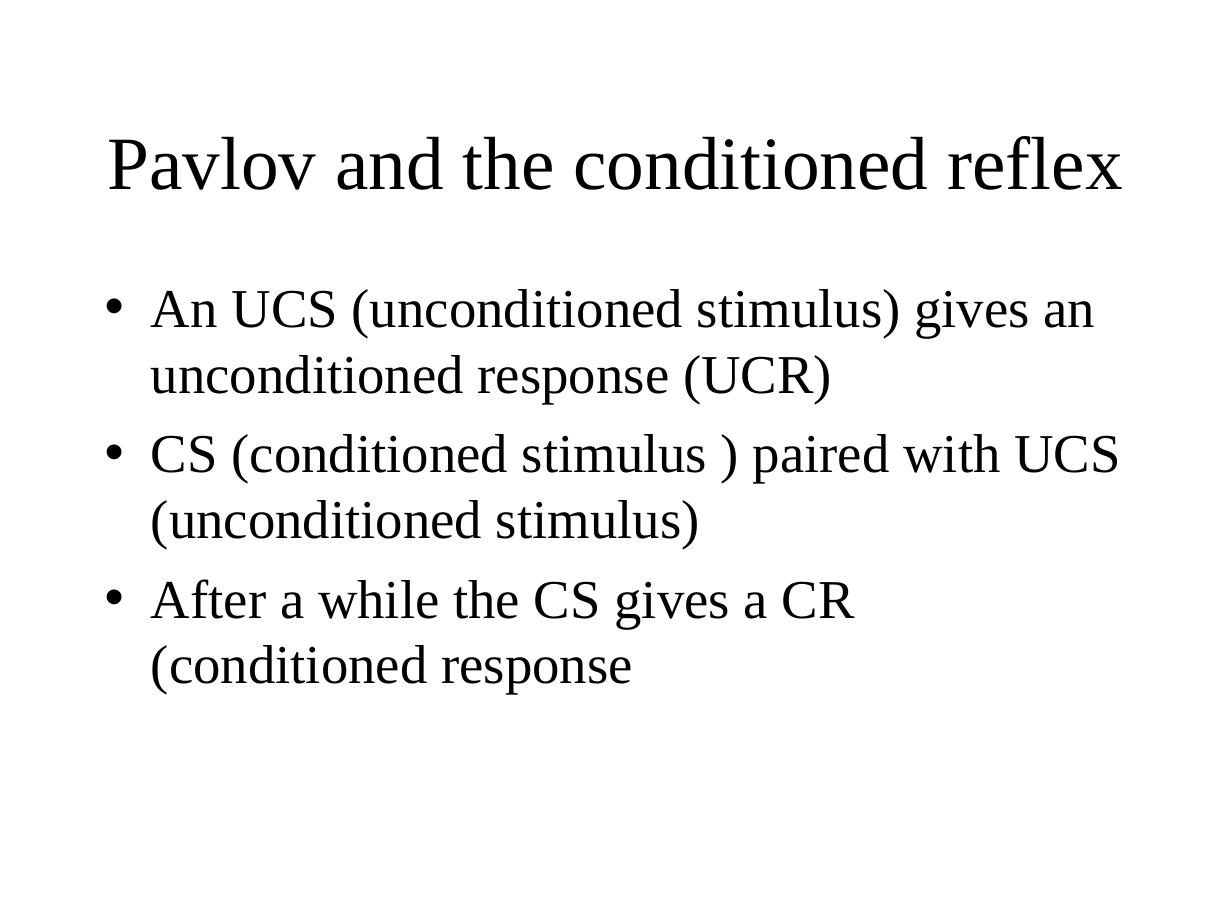
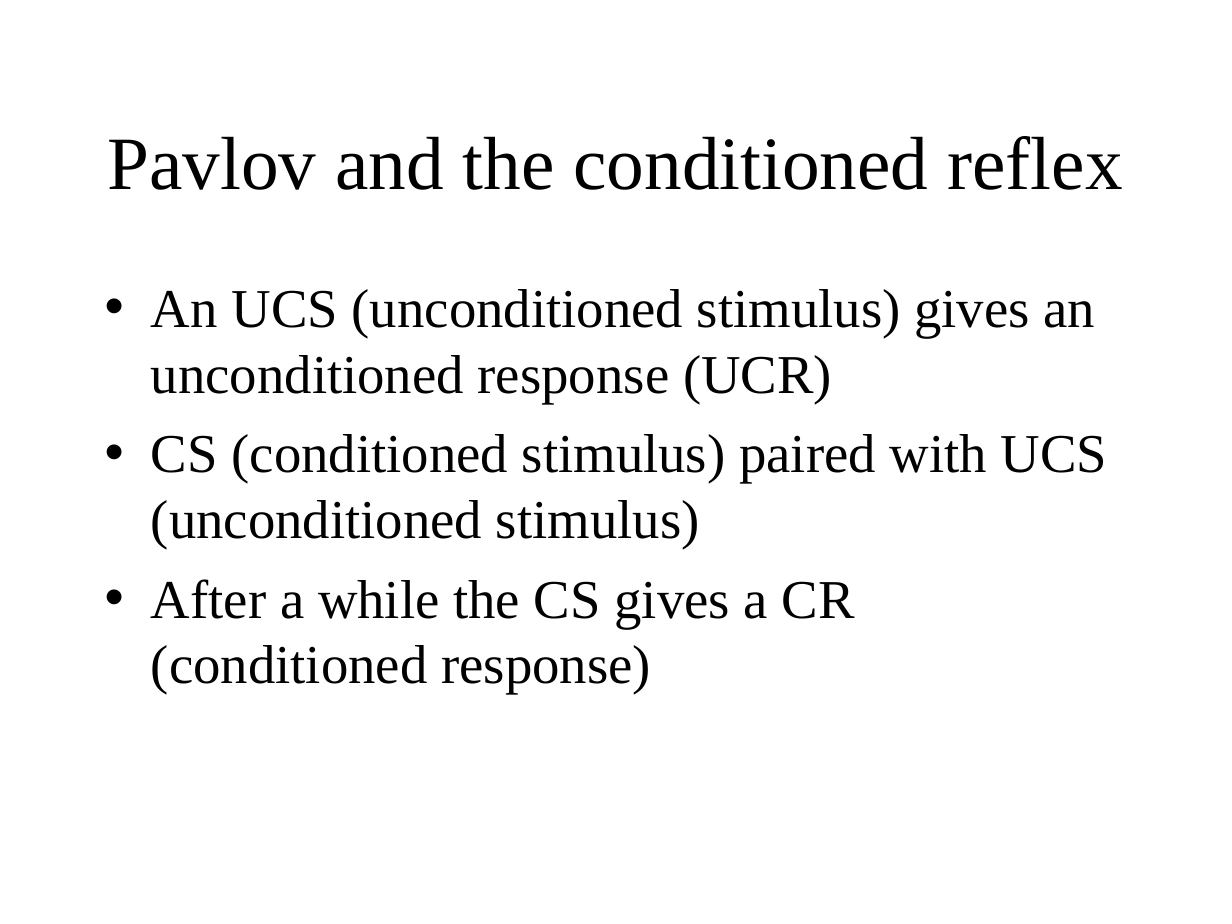
Before and after one commit to ajwills72/critical-thinking, a slide deck: slide 7 of src/behaviourism.odp (slide 8 before the commit). Drawn at 1232x924 pixels with LibreOffice and Linux fonts; fonts in the diff are those of the drawing. Boxes give left, top, right and bottom in pixels: in the first picture for what was removed or moved away, otherwise in the second. Text is boxed around its words. In the diff, an @@ line names an element or a change of style, - is before the commit and + after.

```diff
--- a/src/behaviourism.odp
+++ b/src/behaviourism.odp
@@ text at bbox=[151, 434, 1108, 694]: text changed @@
-• CS (conditioned stimulus ) paired with UCS (unconditioned stimulus)
-• After a while the CS gives a CR (conditioned response
+• CS (conditioned stimulus) paired with UCS (unconditioned stimulus)
+• After a while the CS gives a CR (conditioned response)
```
Also in this commit, not shown: 8 other slides changed, 7 slides removed, 1 other file.
